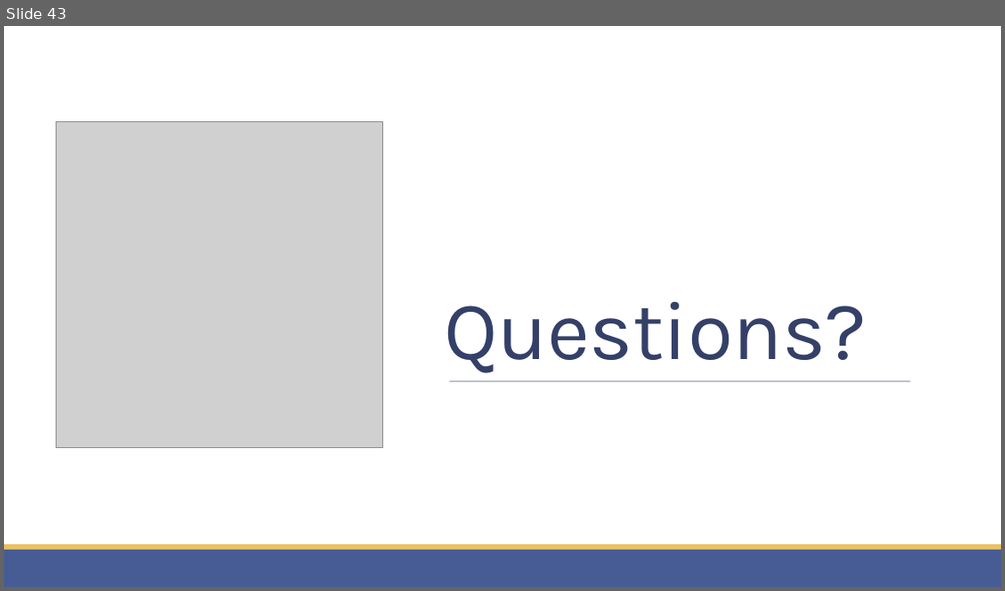
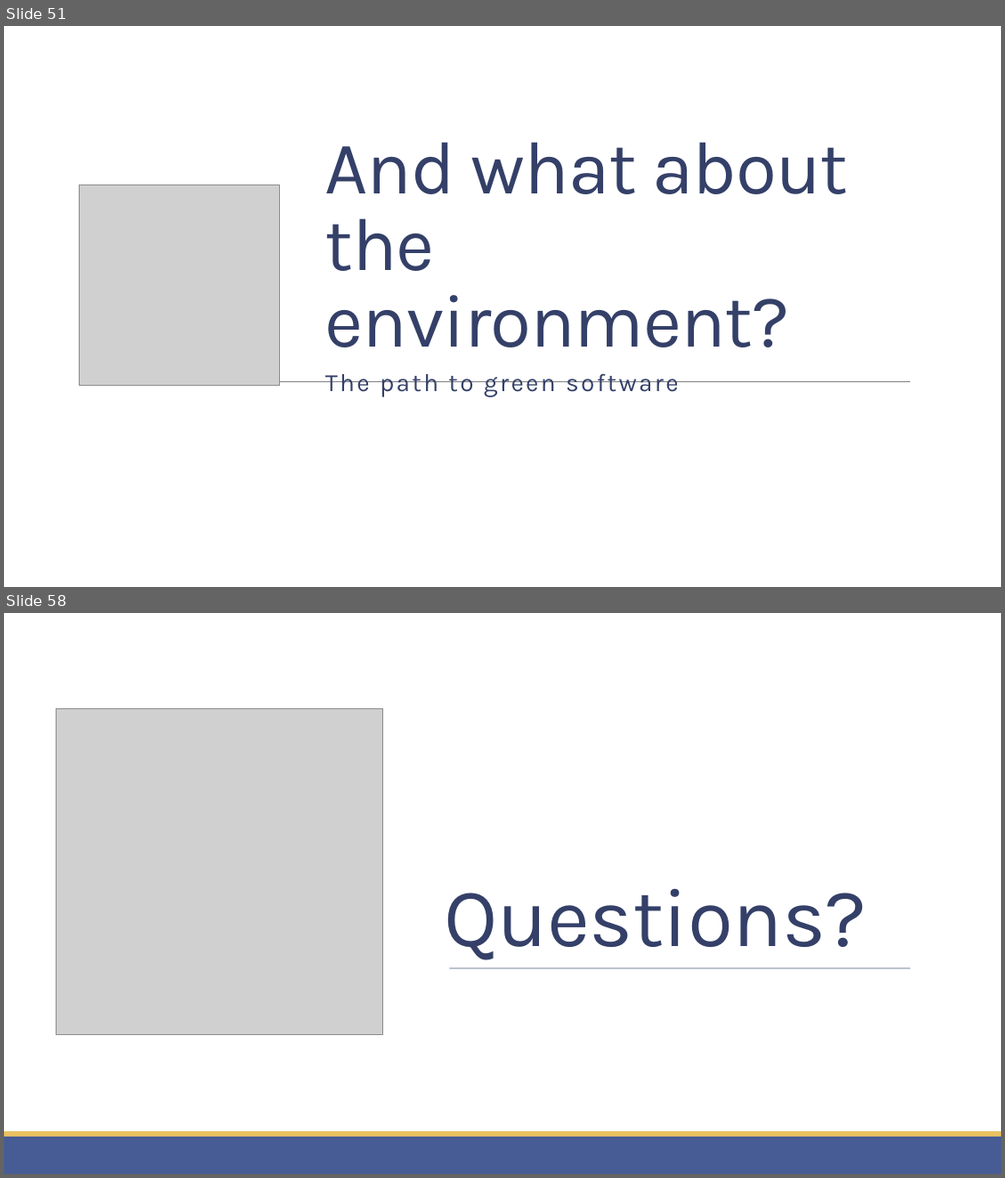
Before and after one commit to childotg/Events.2023, a slide deck: 230425 - DevOpsCon @London/Let's go Hybrid! Is it better.. No. Is it cheaper.. Yes!.pptx. Shown one above the other, each under a label of ours: slide 43 before the commit, slides 51 and 58 after it; the slides between them are not shown. The pictures are 1005x591 and 1005x1178 pixels, drawn with LibreOffice and Linux fonts; fonts in the diff are those of the drawing; grey boxes stand for pictures; background and template pictures are left out. Boxes give left, top, right and bottom in pixels: in the first picture for what was removed or moved away, otherwise in the second. Text is boxed around its words. In the diff, an @@ line names an element or a change of style, - is before the commit and + after.

```diff
--- a/230425 - DevOpsCon @London/Let's go Hybrid! Is it better.. No. Is it cheaper.. Yes!.pptx
+++ b/230425 - DevOpsCon @London/Let's go Hybrid! Is it better.. No. Is it cheaper.. Yes!.pptx
@@ slide 51 added at (x1=4, y1=26, x2=1001, y2=587), background picture (left out) @@
@@ title added at (x1=325, y1=142, x2=849, y2=347), 72 pt, text #344068 @@
+And what about the environment?
@@ picture added at (x1=79, y1=185, x2=280, y2=385) @@
@@ line added from (103, 381) to (910, 381), #808080 0.5 pt @@
@@ text added at (x1=325, y1=373, x2=679, y2=396), 24 pt, text #344068 @@
+The path to green software
@@ what was slide 43 is now slide 58 @@
```
Also in this commit, not shown: 9 slides changed, 20 other slides added, 6 slides removed, 1 other file.
